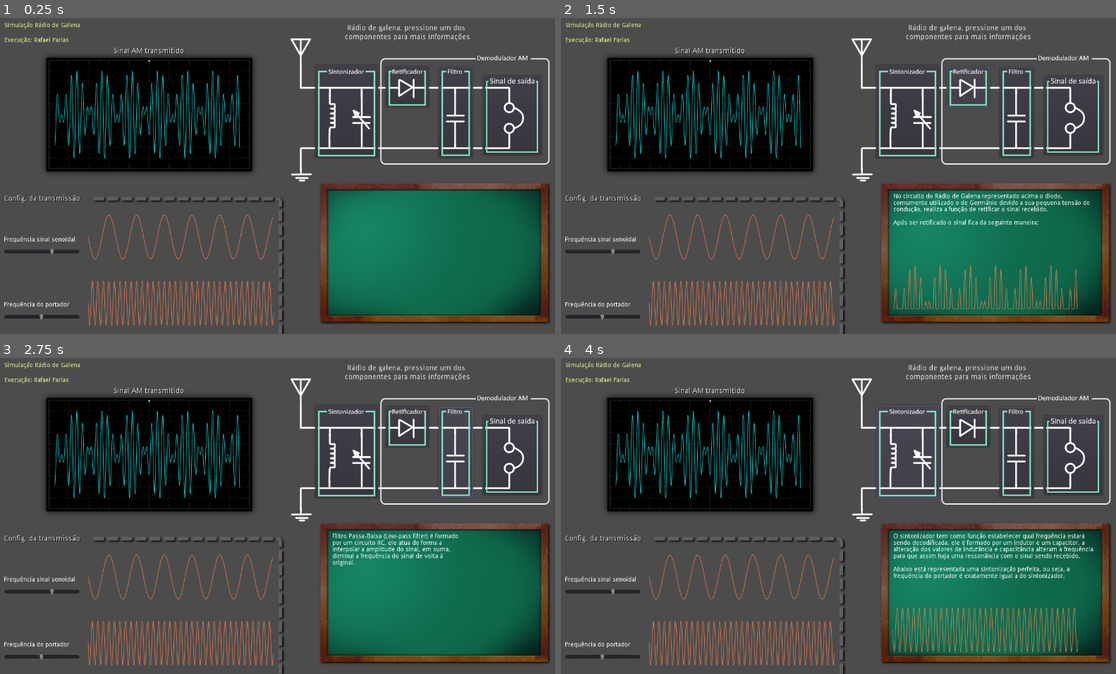
Above: before the commit, frames 1-4 (two rows, left to right).
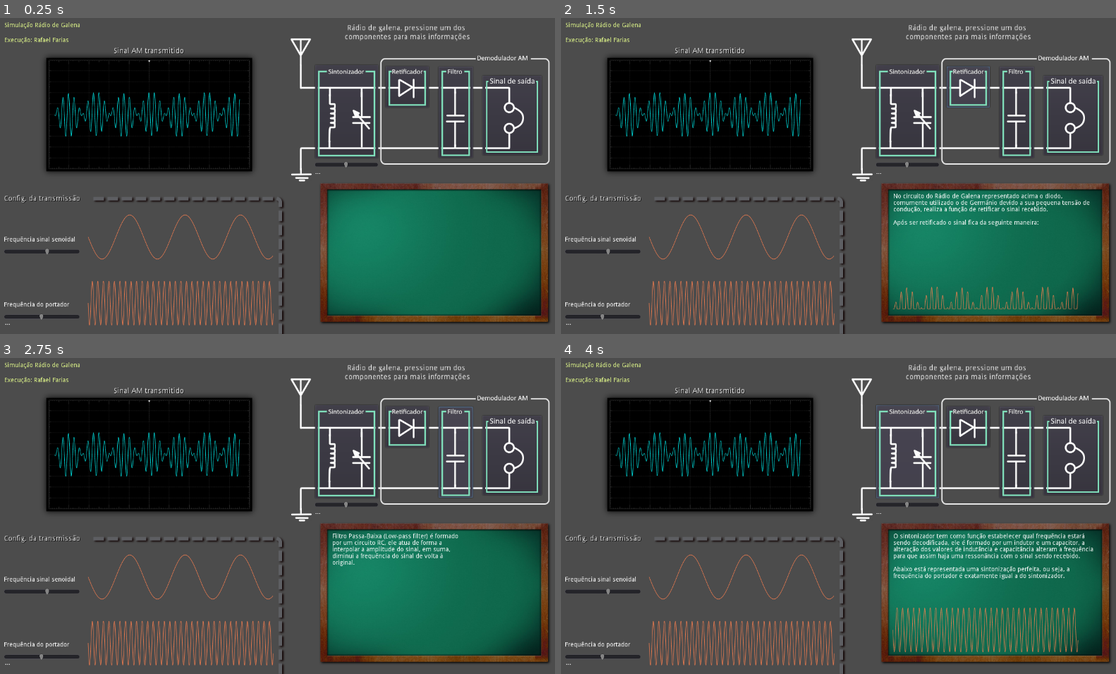
Above: after the commit, the same moments.

Repository: RafaelFariasUTFPR/RafaelFariasUTFPR.github.io
Game: Godot game, scene res://Assets/Main.tscn
The game is run twice, just before and just after one commit, with the same random seed, the same clock (stepped at 60 frames per second) and the same inputs.
Inputs (mouse positions are in pixels of both pictures, inside the frame that each line leads up to):
- Up to frame 1 (0.25 s): no input
- Up to frame 2 (1.5 s): click (905, 112) at 0.5 s; click (966, 87) at 1.25 s
- Up to frame 3 (2.75 s): click (455, 452) at 2 s
- Up to frame 4 (4 s): click (1071, 455) at 2.75 s; click (905, 452) at 3.5 s

The runs differ from the first frame. In frame 1, 3.3% of the frame differs, in the area x 0-69%, y 16-98%; in frame 2, 4.7%, in the area x 0-94%, y 16-98%; in frame 3, 3.3%; in frame 4, 3.3%.

Commit message:
Add files via upload

Diff:
--- a/SimulacaoGalena/Assets/Main.gd
+++ b/SimulacaoGalena/Assets/Main.gd
@@ -1,6 +1,4 @@
 extends Node2D
-
-
 
 
 onready var linha:Line2D = get_node("Line2D")
@@ -16,19 +14,24 @@
 onready var ponto4 = get_node("Ponto4")
 onready var pontoSaida = ponto2
 onready var pontoSintonizador = ponto2
-
+#onready var pontoRetificado
 
 onready var retificadorInfo = get_node("Control/RetificadorInfo")
 onready var sintonizadorInfo = get_node("Control/SintonizadorInfo")
 onready var saidaInfo = get_node("Control/SaidaInfo")
 onready var filtroInfo = get_node("Control/FiltroInfo")
 
+onready var periodoSintVal:Label = get_node("Circuito/SliderPeriodoSintonizador/SliderPeriodoSintonizadorVal")
+onready var periodoCarrierVal:Label = get_node("TransmitionSettings/SliderPeriodoCarrier/SliderPeriodoCarrierVal")
+
 onready var periodoDeTrans = .1
 onready var periodoCarrierTrans = .5
 
 onready var amplitude = 50 #Amplitude da onda
-onready var periodo = .1 #Periodo da onda
+onready var periodo = .05 #Periodo da onda
 onready var periodoCarrier = .5
+
+onready var periodoSint = .5
 
 var espacoAmostral = 420
 
@@ -42,7 +45,6 @@
 onready var poolSenoidal:PoolVector2Array #Ponto1
 onready var poolModulada:PoolVector2Array #ponto4
 onready var poolRetificada:PoolVector2Array #Ponto2
-#onready var poolFiltrada:PoolVector2Array #Ponto3
 onready var poolSaida:PoolVector2Array #PontoSaida
 onready var poolSintonizador:PoolVector2Array #PontoSintonizador
 
@@ -100,9 +102,21 @@
 
 	draw_polyline(poolCarrier, Color(1, 0.5, 0.31, 1), 1, true)
 
+
 func ondaModulada():
 	var step = 0.1
 	poolModulada = PoolVector2Array()
+	var i = 0
+
+
+	while i < espacoAmostral:
+		poolModulada.append(ponto4.position+Vector2(i, 2 * sin(periodo*i)*(1+(amplitude/2*cos(periodoCarrier*i)))))
+		i += step
+	draw_polyline(poolModulada, Color( 0, 1, 1, 1 ), 1, true)
+
+func _ondaModulada():
+	var step = 0.1
+	poolModulada = PoolVector2Array()
 
 
 	var i = -comprimentoDeOndaSeno/2
@@ -116,31 +130,52 @@
 
 	draw_polyline(poolModulada, Color( 0, 1, 1, 1 ), 1, true)
 
+
 func ondaRetificada():
-	poolRetificada = poolModulada
-	#poolFiltrada = PoolVector2Array()
-
-	var idx = 0
-
-	while idx < poolRetificada.size():
-		poolRetificada[idx] -= ponto4.position
-		if(poolRetificada[idx].y > 0):
-			poolRetificada[idx] = Vector2(poolRetificada[idx].x, 0)
-		poolRetificada[idx] += ponto2.position
-		idx +=1
+	poolRetificada = PoolVector2Array()
+	var step = 0.2
+	var i = 0
+	while i < espacoAmostral:
+		var calculo = 2 * sin(periodo*i)*(1+(amplitude/2*cos(periodoSint*i)))
+
+		if(calculo > 0):
+			calculo = 0
+
+		poolRetificada.append(ponto2.position+Vector2(i, calculo))
+		i += step
 	draw_polyline(poolRetificada, Color(1, 0.5, 0.31, 1), 1, true)
-#	draw_polyline(poolFiltrada, Color(1, 0.5, 0.31, 1), 1, true)
+
+
+
 func ondaSaida():
 	var step = 1
 	poolSaida = PoolVector2Array()
 
-
 	var i = 0
 	var doOnce:bool = true
 	while i < espacoAmostral:
-		poolSaida.append(Vector2(i, amplitude*sin(periodo*i)) + pontoSaida.position)
-		i += step
-
+		var calculo = (sin(periodo*i)*(1+(amplitude/1*cos(periodoCarrier*i))))/(1+(amplitude*(cos(periodoSint*i)/1)))
+
+		var amplitudeDeSaida = 40
+
+		calculo *= amplitudeDeSaida #Acrecimo à amplitude
+
+		var maxOffset = amplitudeDeSaida + 10
+
+		if(calculo > maxOffset):
+			calculo = maxOffset
+		if(calculo < -maxOffset):
+			calculo = -maxOffset
+
+		poolSaida.append(pontoSaida.position + Vector2(i, calculo))
+		i += step
+
+#	var indx = 0
+#	for p in poolSaida:
+#		if(indx < poolSaida.size()-1):
+#			poolSaida[indx].y = (poolSaida[indx].y + poolSaida[indx+1].y)/2
+#			print(indx)
+#		indx += 1
 	draw_polyline(poolSaida, Color(1, 0.5, 0.31, 1), 1, true)
 
 func ondaSintonizador():
@@ -149,7 +184,7 @@
 	var i = 0
 
 	while i < espacoAmostral:
-		poolSintonizador.append(Vector2(i,(amplitude*sin(periodoCarrier*i))) + pontoSintonizador.position)
+		poolSintonizador.append(Vector2(i,(amplitude*sin(periodoSint*i))) + pontoSintonizador.position)
 		i += step
 
 	draw_polyline(poolSintonizador, Color(1, 0.5, 0.31, 1), 1, true)
@@ -167,8 +202,6 @@
 
 
 
-
-
 func _process(delta):
 	update()
 
@@ -187,11 +220,8 @@
 
 
 func _on_SliderPeriodoCarrier_value_changed(value):
+	periodoCarrierVal.text = str(value)
 	periodoCarrier = value
-
-
-
-
 
 
 func hideAllInfo():
@@ -247,3 +277,8 @@
 		filtroInfo.visible = true
 	else:
 		hideAllInfo()
+
+
+func _on_SliderPeriodoSintonizador_value_changed(value):
+	periodoSintVal.text = str(value)
+	periodoSint = value
--- a/SimulacaoGalena/Assets/Main.tscn
+++ b/SimulacaoGalena/Assets/Main.tscn
@@ -54,7 +54,7 @@
 min_value = 0.009
 max_value = 0.08
 step = 0.0
-value = 0.055
+value = 0.05
 
 [node name="SliderPeriodoCarrier" type="HSlider" parent="TransmitionSettings"]
 margin_left = -420.0
@@ -64,8 +64,15 @@
 rect_pivot_offset = Vector2( 86, 85 )
 min_value = 0.08
 max_value = 0.5
-step = 0.0
+step = 0.01
 value = 0.29
+
+[node name="SliderPeriodoCarrierVal" type="Label" parent="TransmitionSettings/SliderPeriodoCarrier"]
+margin_left = 2.0
+margin_top = 21.0
+margin_right = 42.0
+margin_bottom = 35.0
+text = "..."
 
 [node name="Label" type="Label" parent="TransmitionSettings"]
 margin_left = -420.0
@@ -279,16 +286,22 @@
 }
 
 [node name="SliderPeriodoSintonizador" type="HSlider" parent="Circuito"]
-visible = false
 margin_left = -252.0
 margin_top = 65.0
 margin_right = -108.0
 margin_bottom = 93.0
 rect_pivot_offset = Vector2( 86, 85 )
-min_value = 0.009
-max_value = 0.08
-step = 0.0
-value = 0.055
+min_value = 0.08
+max_value = 0.5
+step = 0.01
+value = 0.29
+
+[node name="SliderPeriodoSintonizadorVal" type="Label" parent="Circuito/SliderPeriodoSintonizador"]
+margin_left = 1.0
+margin_top = 24.0
+margin_right = 41.0
+margin_bottom = 38.0
+text = "..."
 
 [node name="Label" type="Label" parent="Circuito"]
 margin_left = -184.0
@@ -317,3 +330,4 @@
 [connection signal="pressed" from="Circuito/BotaoRetificador" to="." method="_on_BotaoRetificador_pressed"]
 [connection signal="pressed" from="Circuito/BotaoFiltro" to="." method="_on_BotaoFiltro_pressed"]
 [connection signal="pressed" from="Circuito/BotalSinalSaida" to="." method="_on_BotalSinalSaida_pressed"]
+[connection signal="value_changed" from="Circuito/SliderPeriodoSintonizador" to="." method="_on_SliderPeriodoSintonizador_value_changed"]
Not shown, changed: index.html
Not shown, changed: index.pck
